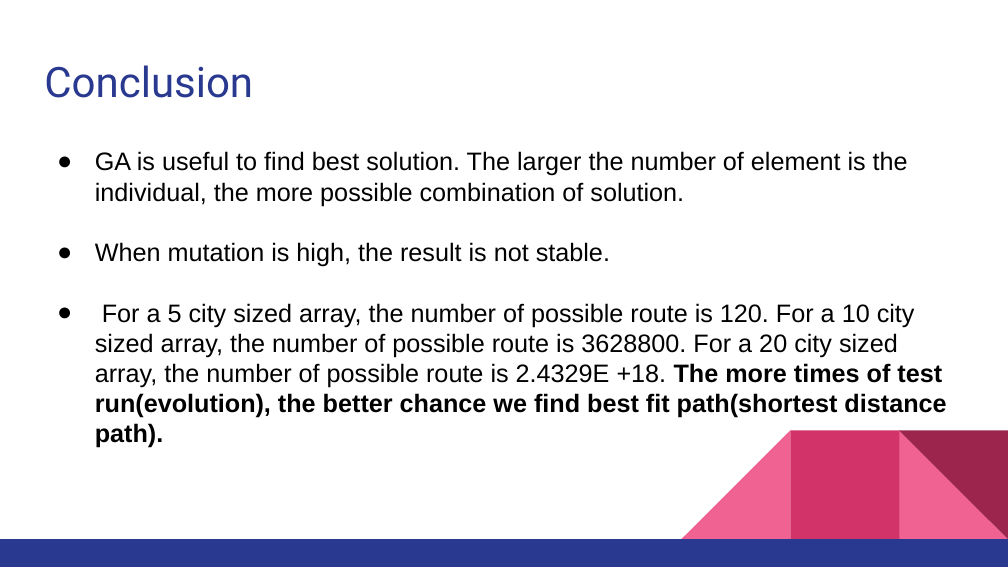
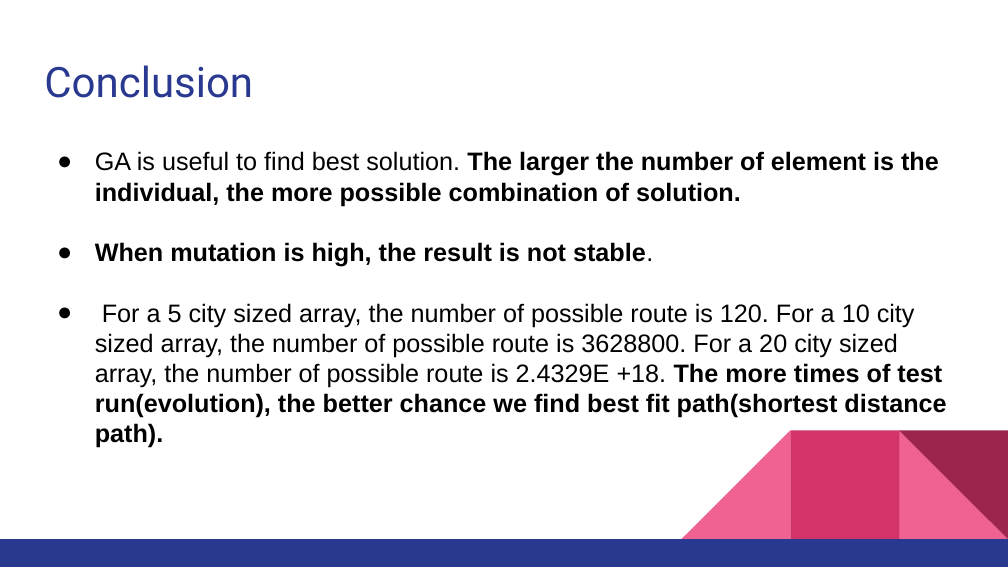
Before and after one commit to FatCache/INFO6205-527-Genetic_Algorithm, a slide deck: slide 8 of README.pptx (slide 7 before the commit). Drawn at 1008x567 pixels with LibreOffice and Linux fonts; fonts in the diff are those of the drawing. Boxes give left, top, right and bottom in pixels: in the first picture for what was removed or moved away, otherwise in the second. Text is boxed around its words. In the diff, an @@ line names an element or a change of style, - is before the commit and + after.

```diff
--- a/README.pptx
+++ b/README.pptx
@@ text at [95,151,939,267]: bold on in "The larger the number of element is ...", "When mutation is high, the result is ..." @@
```
Also in this commit, not shown: 3 other slides changed, 1 slide added.
